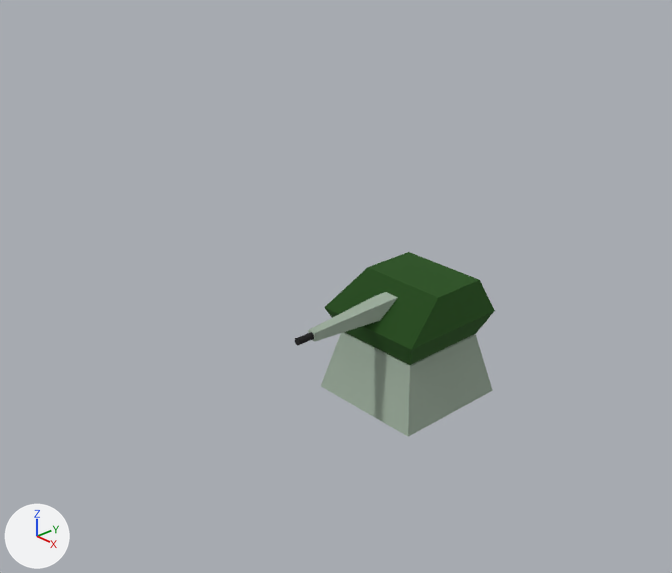
An edit to the Blender file packages/units/turret/turret_1/assets/turret_1.blend, drawn before and after from the same camera.
Before and after are seen from a 50 mm camera at (1.329, -1.438, 1.142) aimed at (0.021, -0.249, 0.326). The axes (+X, +Y, +Z) are drawn at lower left. The lights are the same throughout. The first picture is the older version.

Names of what the first picture shows: 'barrel_base', 'body', 'head_base' and 1 more.
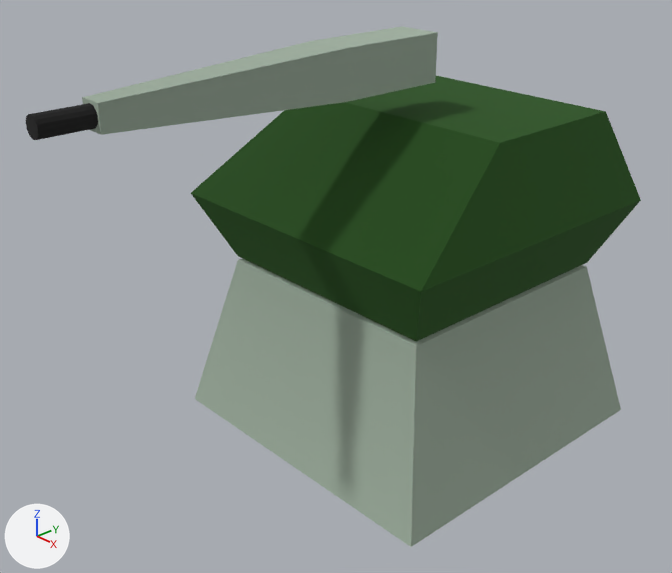
ob_barrel is not drawn itself; it is the parent of ob_barrel_base, ob_barrel_target.
ob_empty is not drawn itself; it is the parent of ob_body, ob_head.

Where the newer file only moved an object's origin or applied its transform, the numbers keep the older frame.

Boxes (x1, y1, x2, y2) around the edits, measured in the pictures (672 x 573 px):
'head_base', reshaped (162% wider, 133% taller): before (324, 252, 495, 365); after (191, 76, 641, 341)
'body', reshaped (147% wider, 174% taller): before (321, 332, 493, 437); after (195, 258, 621, 547)
'barrel_base', reshaped: before (308, 292, 398, 342); after (82, 26, 438, 135)
'barrel_target', reshaped (265% wider, 171% taller): before (295, 332, 314, 345); after (26, 103, 98, 140)

The change, as a list of edits to the scene's bpy script:
```text
Change ob_barrel:
    ob_barrel.location: (0.0, 0.0, 0.0) -> (0.0, 0.0, 0.22)
Change ob_empty:
    ob_empty.scale: (0.4, 0.4, 0.4) -> (1.0, 1.0, 1.0)
```
